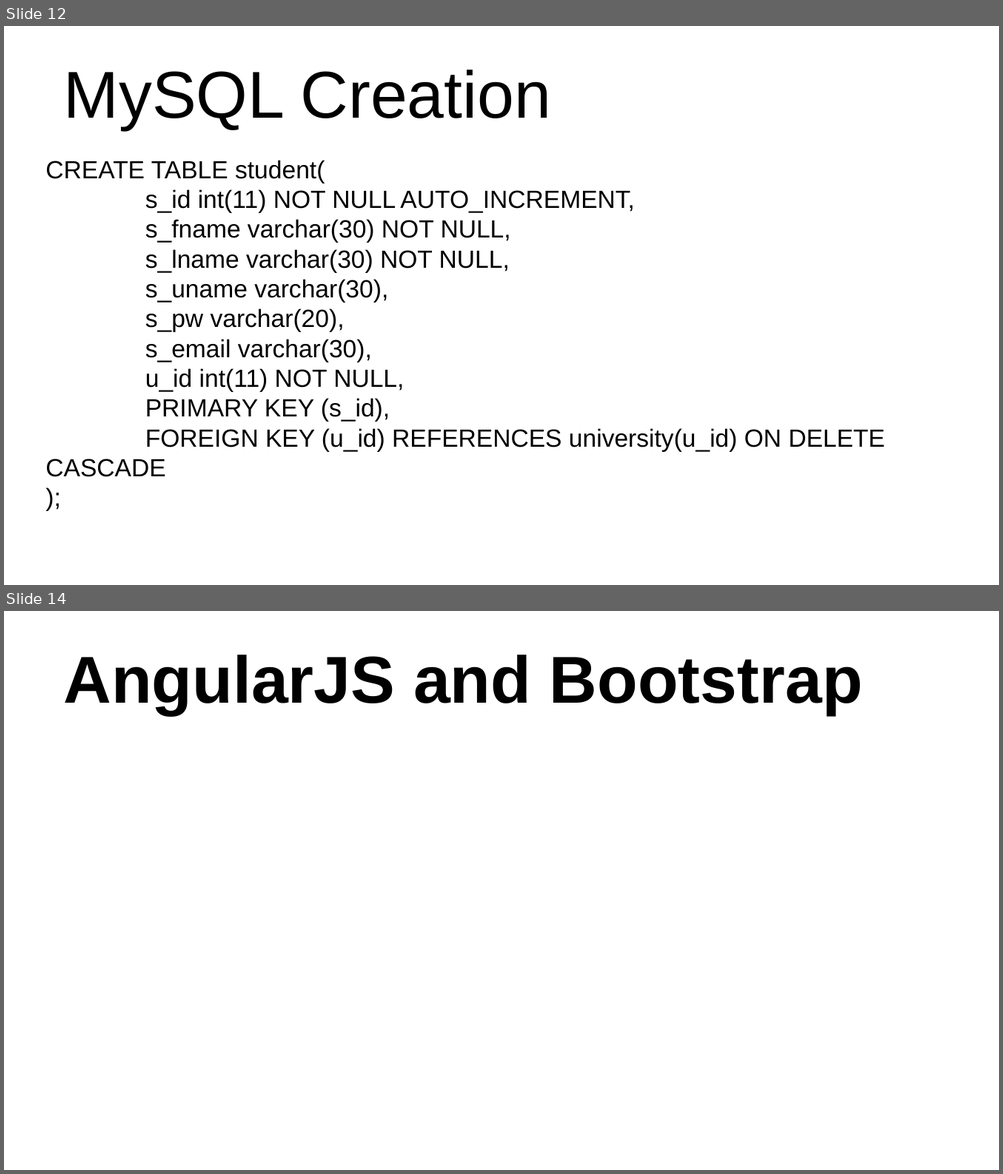
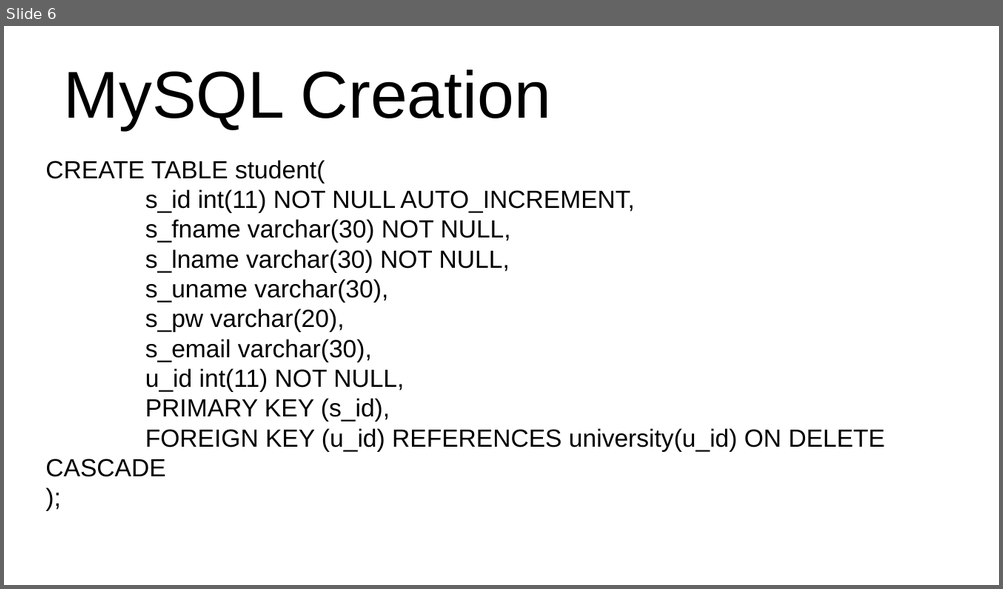
Before and after one commit to wwilhite/cop4710, a slide deck: PowerPoint/College Event Website.odp. Shown one above the other, each under a label of ours: slides 12 and 14 before the commit, slide 6 after it; the slides between them are not shown. The pictures are 1003x1174 and 1003x589 pixels, drawn with LibreOffice and Linux fonts; fonts in the diff are those of the drawing. Boxes give left, top, right and bottom in pixels: in the first picture for what was removed or moved away, otherwise in the second. Text is boxed around its words. In the diff, an @@ line names an element or a change of style, - is before the commit and + after.

```diff
--- a/PowerPoint/College Event Website.odp
+++ b/PowerPoint/College Event Website.odp
@@ slide 14 removed at bbox=[4, 611, 999, 1170], background #FFFFFF @@
@@ title removed at bbox=[64, 655, 862, 715] @@
-AngularJS and Bootstrap
@@ what was slide 12 is now slide 6 @@
```
Also in this commit, not shown: 2 slides changed, 7 other slides removed, 39 other files.
